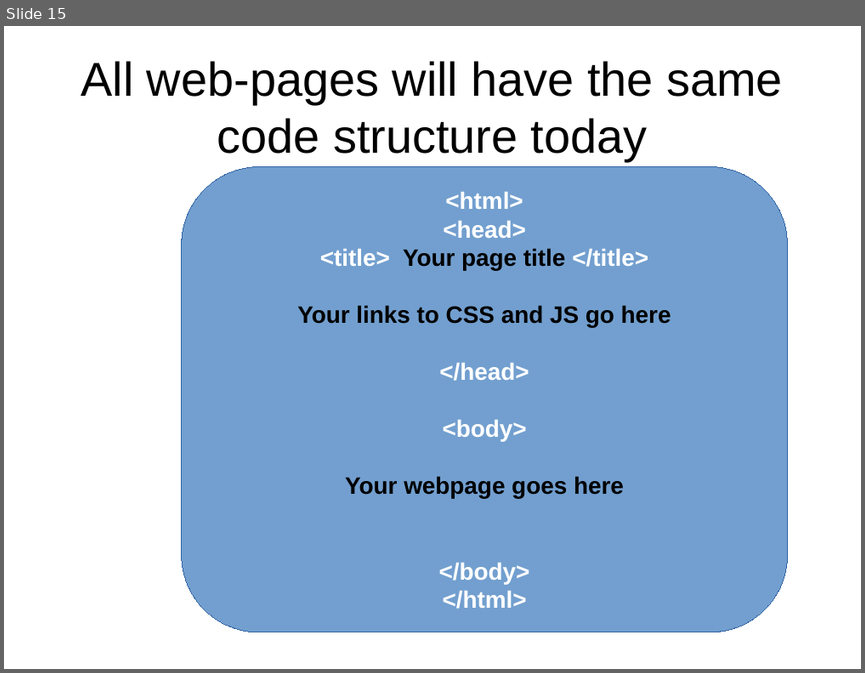
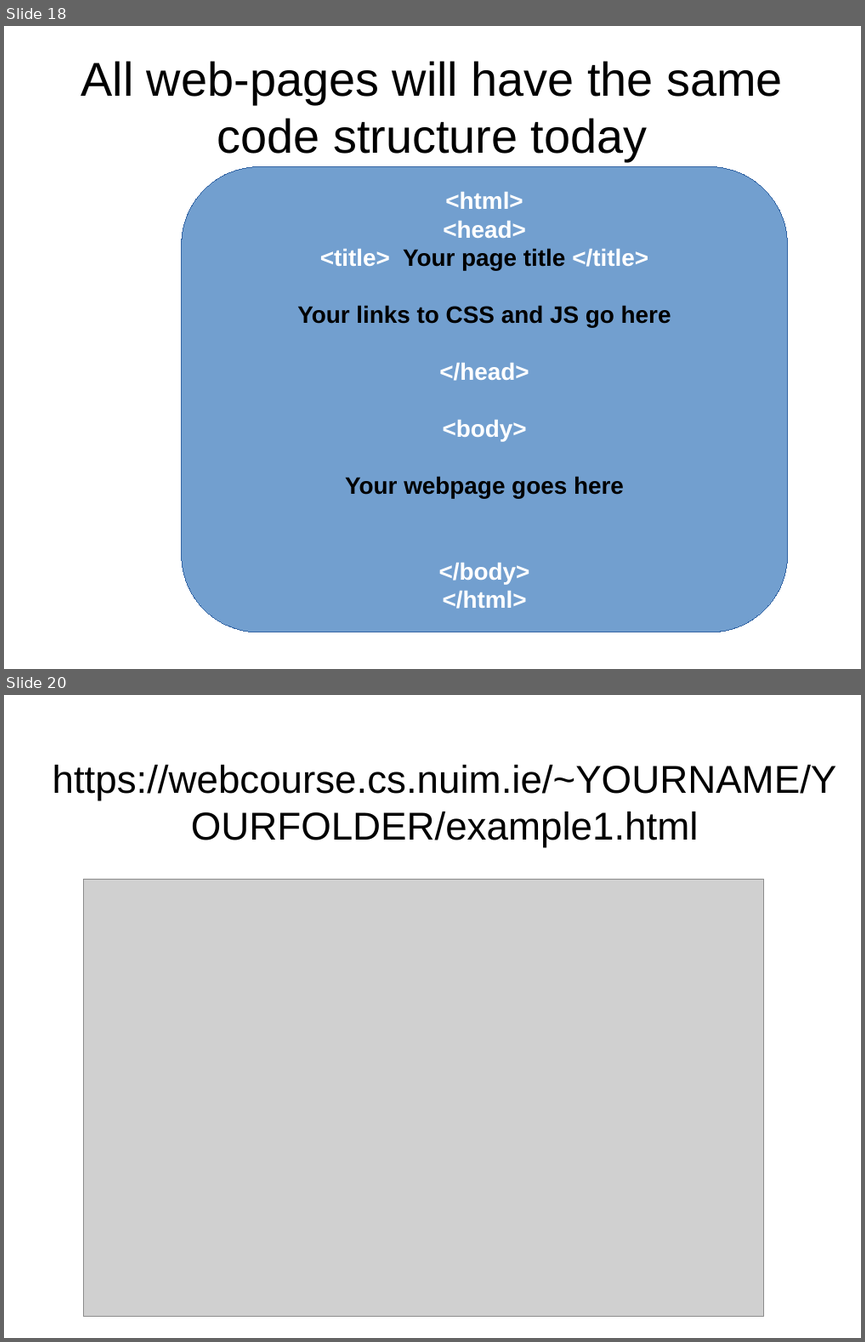
Before and after one commit to petermooney/December2014, a slide deck: LectureNotes.odp. Shown one above the other, each under a label of ours: slide 15 before the commit, slides 18 and 20 after it; the slides between them are not shown. The pictures are 865x673 and 865x1342 pixels, drawn with LibreOffice and Linux fonts; fonts in the diff are those of the drawing; grey boxes stand for pictures. Boxes give left, top, right and bottom in pixels: in the first picture for what was removed or moved away, otherwise in the second. Text is boxed around its words. In the diff, an @@ line names an element or a change of style, - is before the commit and + after.

```diff
--- a/LectureNotes.odp
+++ b/LectureNotes.odp
@@ slide 20 added at (x1=4, y1=695, x2=861, y2=1338), background #FFFFFF @@
@@ title added at (x1=52, y1=765, x2=837, y2=847), 36 pt, text #000000 @@
+https://webcourse.cs.nuim.ie/~YOURNAME/YOURFOLDER/example1.html
@@ picture added at (x1=83, y1=879, x2=764, y2=1315) @@
@@ what was slide 15 is now slide 18 @@
```
Also in this commit, not shown: 8 other slides added, 1 slide removed, 2 other files.
